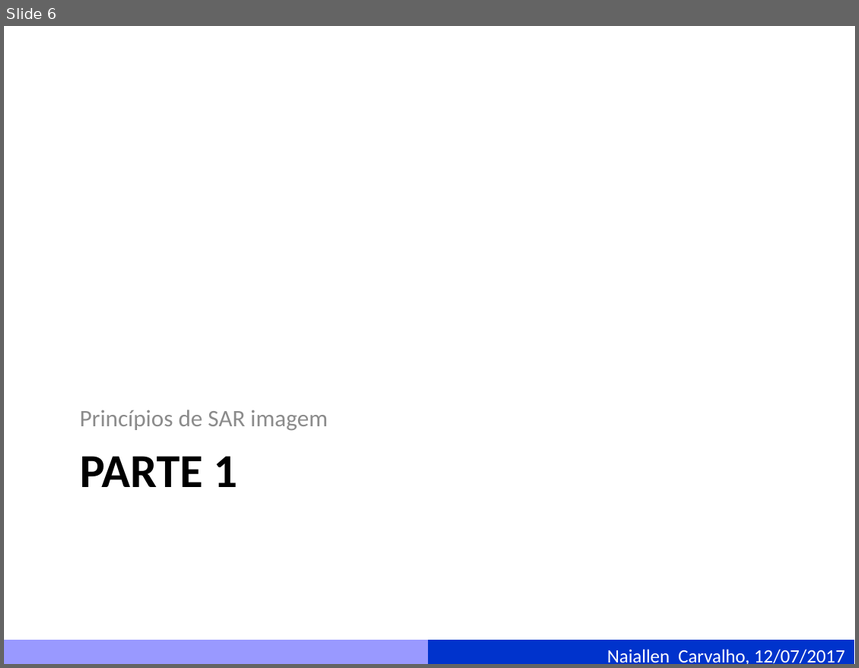
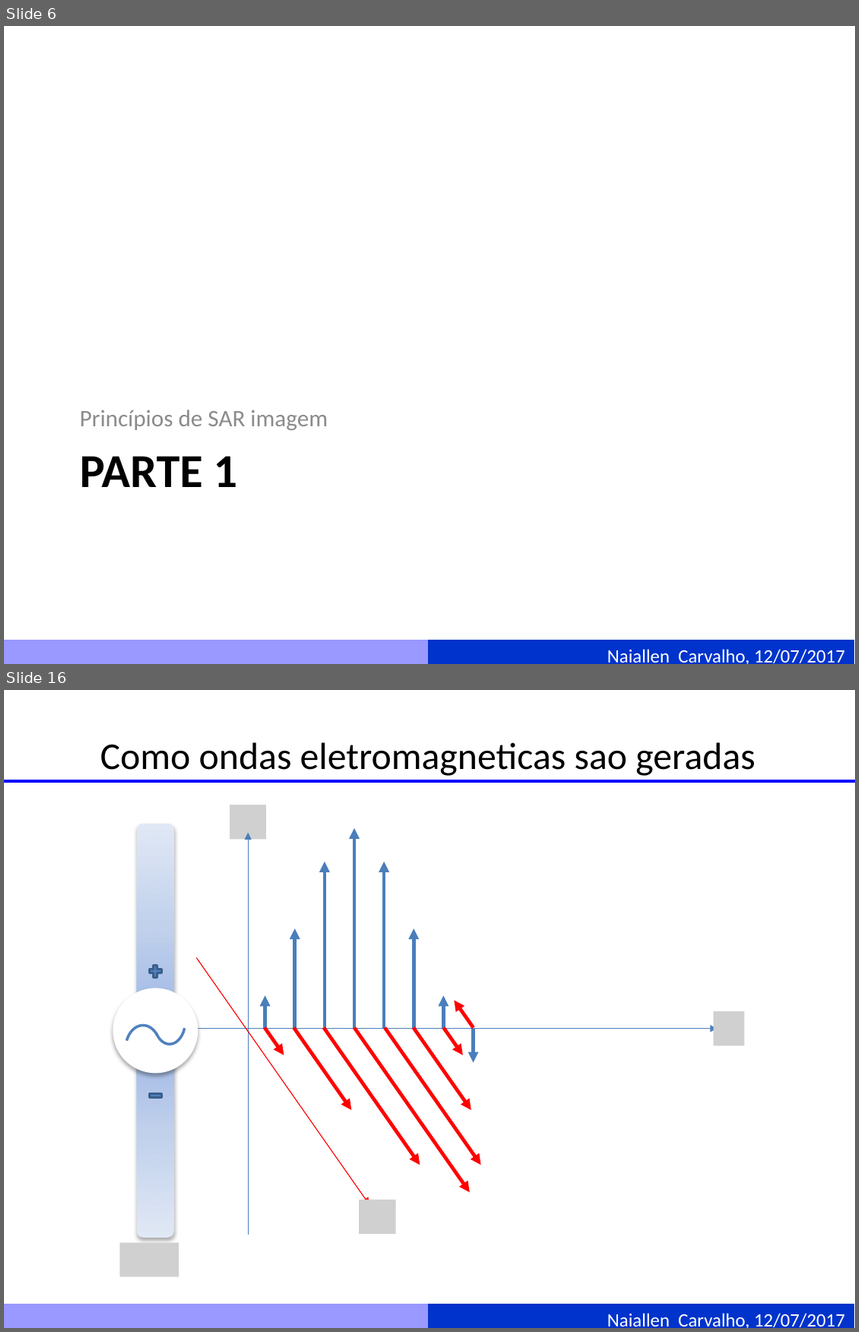
Before and after one commit to naiallen/curso_sar_presentation, a slide deck: Fundamentos de imagens SAR.pptm. Shown one above the other, each under a label of ours: slide 6 before the commit, slides 6 and 16 after it; the slides between them are not shown. The pictures are 859x668 and 859x1332 pixels, drawn with LibreOffice and Linux fonts; fonts in the diff are those of the drawing; grey boxes stand for pictures. Boxes give left, top, right and bottom in pixels: in the first picture for what was removed or moved away, otherwise in the second. Text is boxed around its words. In the diff, an @@ line names an element or a change of style, - is before the commit and + after.

```diff
--- a/Fundamentos de imagens SAR.pptm
+++ b/Fundamentos de imagens SAR.pptm
@@ slide 16 added at [4,690,855,1328], background #FFFFFF; not listed: 2 template elements that a slide beside it also shows @@
@@ title added at [101,742,755,776], 32 pt, text #000000 @@
+Como ondas eletromagneticas sao geradas
@@ line added from (4, 781) to (855, 781), #0000FF 3 pt @@
@@ rounded rectangle added at [137,824,174,1237], fill gradient #9AB5E4 to #C2D1ED to #E1E8F5 @@
@@ picture added at [230,805,266,839] @@
@@ arrow added from (248, 1235) to (248, 833), #4B7EBC 0.75 pt @@
@@ arrow added from (354, 1030) to (354, 828), #4B7EBC 3 pt @@
@@ arrow added from (325, 1030) to (325, 862), #4B7EBC 3 pt @@
@@ arrow added from (385, 1030) to (385, 862), #4B7EBC 3 pt @@
@@ arrow added from (295, 1030) to (295, 929), #4B7EBC 3 pt @@
@@ arrow added from (414, 1030) to (414, 929), #4B7EBC 3 pt @@
@@ arrow added from (196, 958) to (369, 1205), #FF0000 0.75 pt @@
@@ plus sign added at [147,964,164,980], fill #4F81BD, outline #3A5F8C 2 pt @@
@@ ellipse added at [113,988,198,1073], fill #FFFFFF @@
@@ arc (boxed as its full ellipse) added at [154,996,186,1044], outline #4F81BD 2.25 pt @@
@@ arrow added from (265, 1030) to (265, 996), #4B7EBC 3 pt @@
@@ arrow added from (443, 1030) to (443, 996), #4B7EBC 3 pt @@
@@ arrow added from (474, 1028) to (454, 1001), #FF0000 3 pt @@
@@ arc (boxed as its full ellipse) added at [126,1025,161,1073], outline #4F81BD 2.25 pt @@
@@ arrow added from (198, 1029) to (718, 1029), #4B7EBC 0.75 pt @@
@@ arrow added from (265, 1028) to (284, 1055), #FF0000 3 pt @@
@@ arrow added from (294, 1028) to (351, 1110), #FF0000 3 pt @@
@@ arrow added from (324, 1028) to (420, 1165), #FF0000 3 pt @@
@@ arrow added from (354, 1028) to (470, 1192), #FF0000 3 pt @@
@@ arrow added from (386, 1028) to (481, 1165), #FF0000 3 pt @@
@@ arrow added from (414, 1028) to (471, 1110), #FF0000 3 pt @@
@@ arrow added from (444, 1028) to (463, 1055), #FF0000 3 pt @@
@@ arrow added from (473, 1030) to (473, 1063), #4B7EBC 3 pt @@
@@ picture added at [714,1011,746,1046] @@
@@ math minus added at [147,1087,164,1104], fill #4F81BD, outline #3A5F8C 2 pt @@
@@ picture added at [359,1200,395,1234] @@
@@ picture added at [120,1243,180,1277] @@
```
Also in this commit, not shown: 24 other slides added, 1 slide removed.
